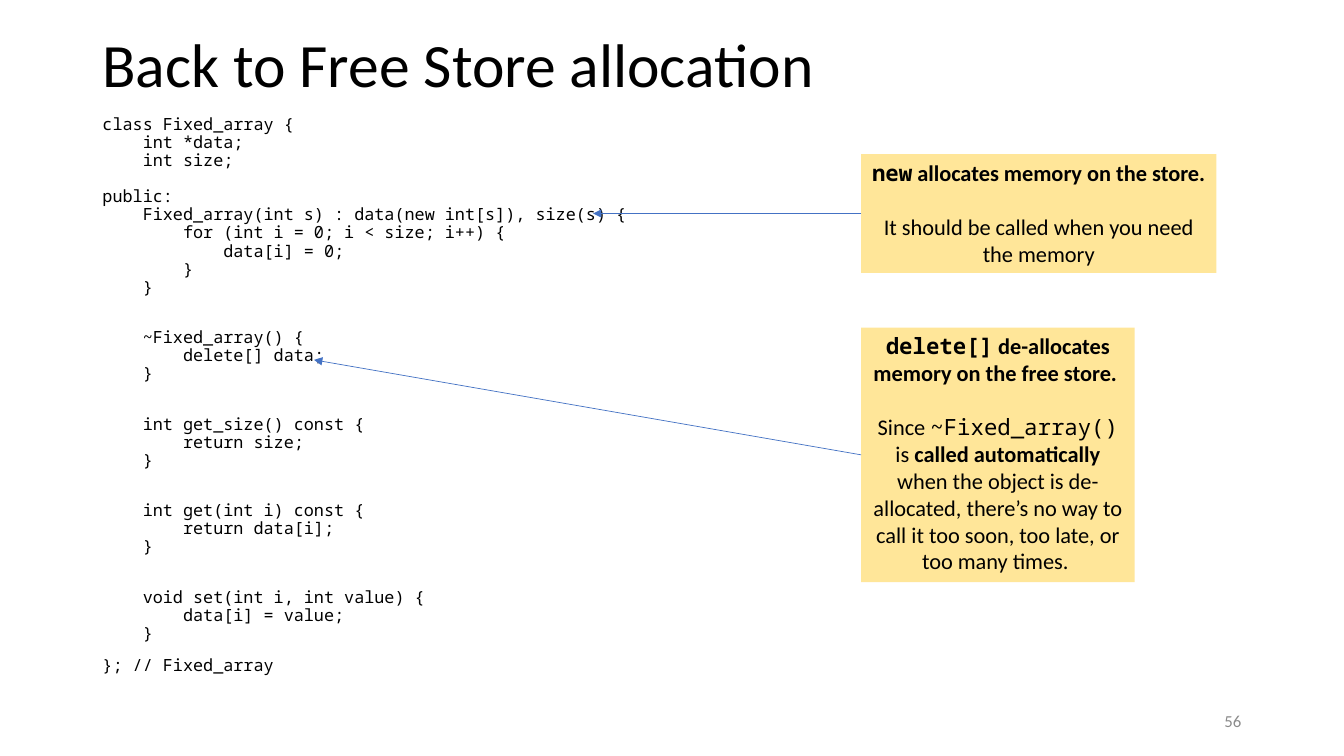
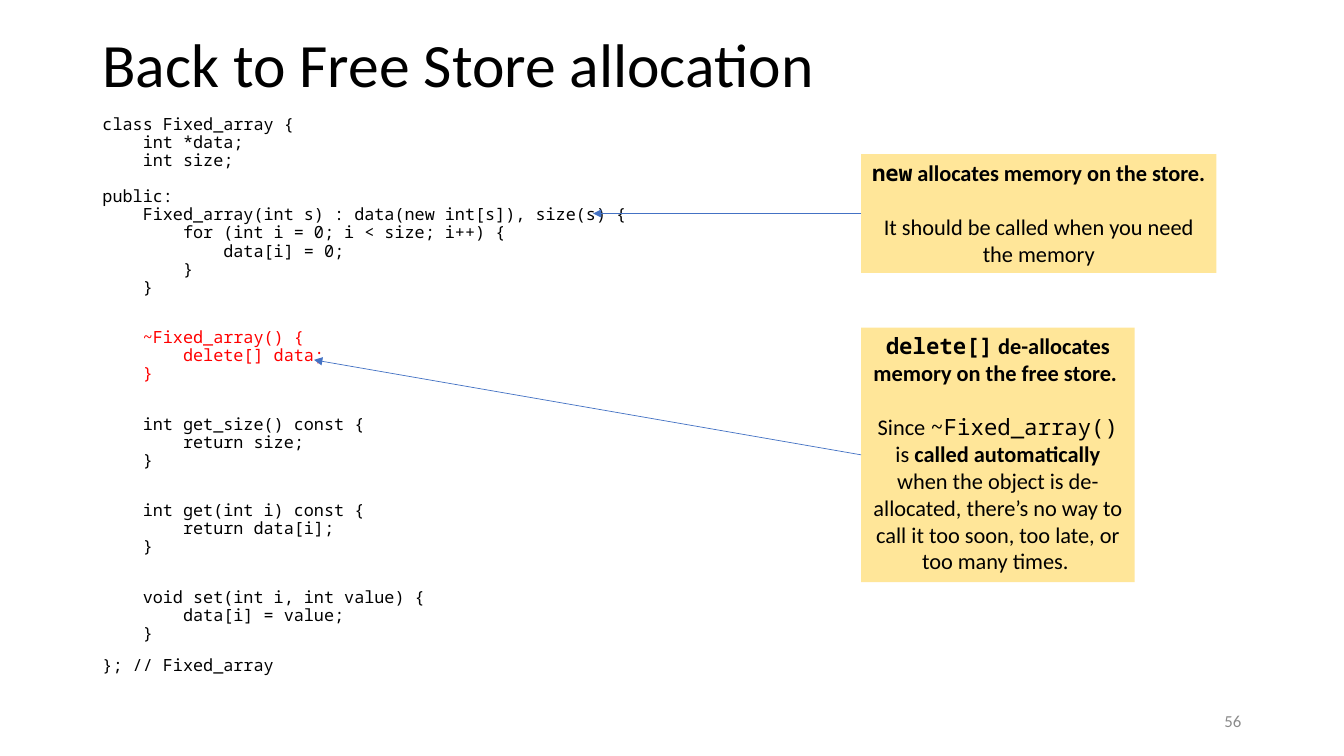
Before and after one commit to tjd1234/cmpt135spring2024, a slide deck: slide 56 of sample_code/week5/week5_cmpt135.pptx. Drawn at 1344x756 pixels with LibreOffice and Linux fonts; fonts in the diff are those of the drawing. Boxes give left, top, right and bottom in pixels: in the first picture for what was removed or moved away, otherwise in the second. Text is boxed around its words. In the diff, an @@ line names an element or a change of style, - is before the commit and + after.

```diff
--- a/sample_code/week5/week5_cmpt135.pptx
+++ b/sample_code/week5/week5_cmpt135.pptx
@@ text at bbox=[143, 330, 324, 365]: text colour #000000 to #FF0000 in "~Fixed_array() { delete[] data; }" @@
```
Also in this commit, not shown: 39 other slides changed, 3 other files.
